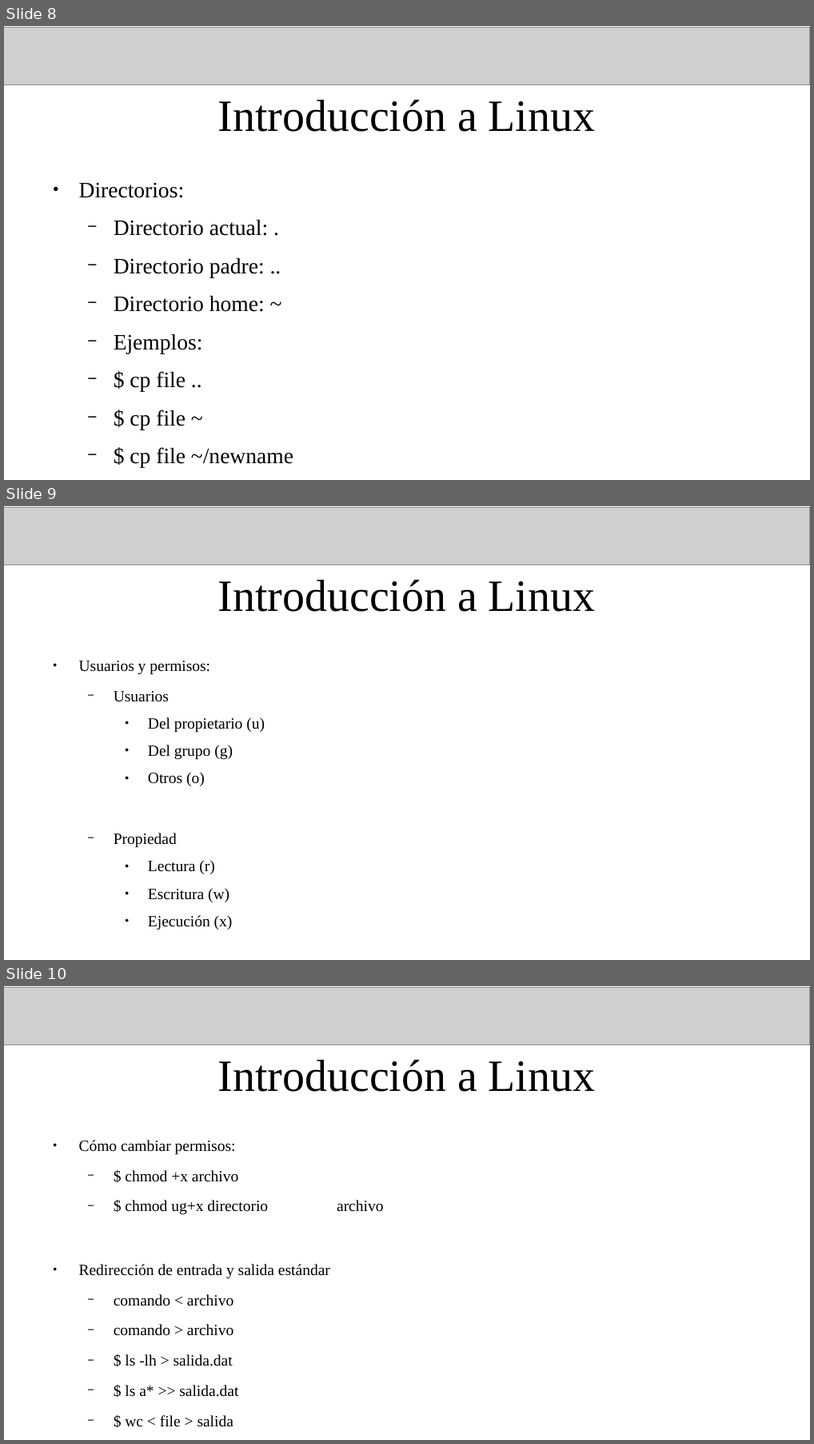
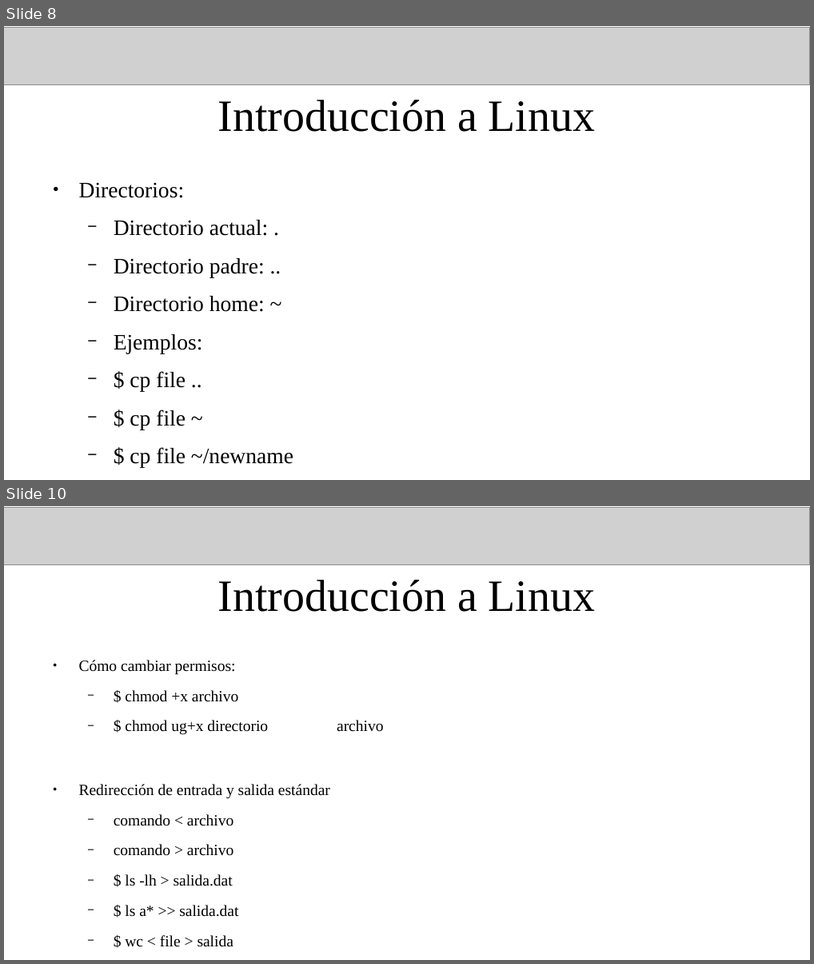
Before and after one commit to fiscompunipamplona/unidad1_IntroLinux, a slide deck: clases/clase-introLinux_1.odp. Shown one above the other, each under a label of ours: slides 8, 9 and 10 before the commit, slides 8 and 10 after it; the slides between them are not shown. The pictures are 814x1444 and 814x964 pixels, drawn with LibreOffice and Linux fonts; fonts in the diff are those of the drawing; grey boxes stand for pictures. Boxes give left, top, right and bottom in pixels: in the first picture for what was removed or moved away, otherwise in the second. Text is boxed around its words. In the diff, an @@ line names an element or a change of style, - is before the commit and + after.

Commit message:
Slides for class two (IntroLinux) )added

```diff
--- a/clases/clase-introLinux_1.odp
+++ b/clases/clase-introLinux_1.odp
@@ slide 9 removed at bbox=[4, 506, 810, 960], background #FFFFFF @@
@@ picture removed at bbox=[4, 508, 810, 564] @@
@@ title removed at bbox=[218, 580, 595, 612] @@
-Introducción a Linux
@@ text removed at bbox=[79, 660, 265, 929] @@
-● Usuarios y permisos:
-  − Usuarios
-    ● Del propietario (u)
-    ● Del grupo (g)
-    ● Otros (o)
-  − Propiedad
-    ● Lectura (r)
-    ● Escritura (w)
-    ● Ejecución (x)
```
Also in this commit, not shown: 2 slides changed, 9 other slides removed, 3 other files.
